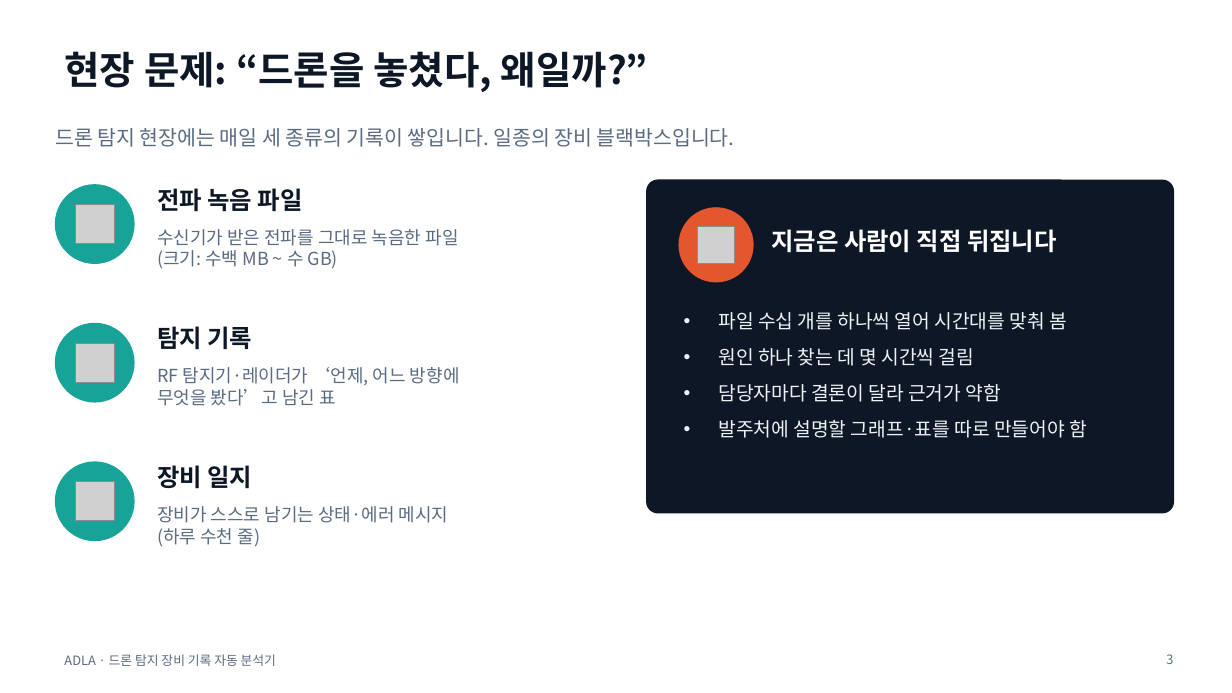
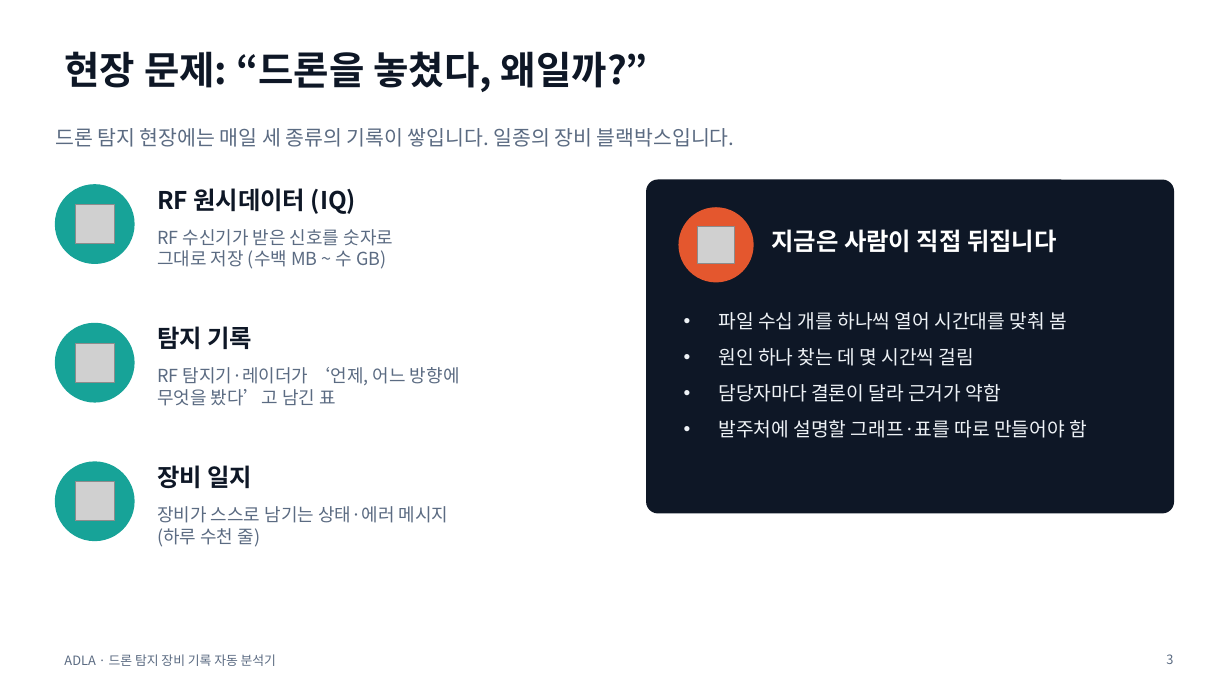
Before and after one commit to taeseokyoon/antidrone-log-analyzer, a slide deck: slide 3 of docs/ADLA_presentation.pptx. Drawn at 1232x693 pixels with LibreOffice and Linux fonts; fonts in the diff are those of the drawing; grey boxes stand for pictures. Boxes give left, top, right and bottom in pixels: in the first picture for what was removed or moved away, otherwise in the second. Text is boxed around its words. In the diff, an @@ line names an element or a change of style, - is before the commit and + after.

```diff
--- a/docs/ADLA_presentation.pptx
+++ b/docs/ADLA_presentation.pptx
@@ text at (157,188,356,214): text changed @@
-전파 녹음 파일
+RF 원시데이터 (IQ)
@@ text at (157,229,394,269): text changed @@
-수신기가 받은 전파를 그대로 녹음한 파일
-(크기: 수백 MB ~ 수 GB)
+RF 수신기가 받은 신호를 숫자로
+그대로 저장 (수백 MB ~ 수 GB)
```
Also in this commit, not shown: 4 other slides changed, 2 other files.
